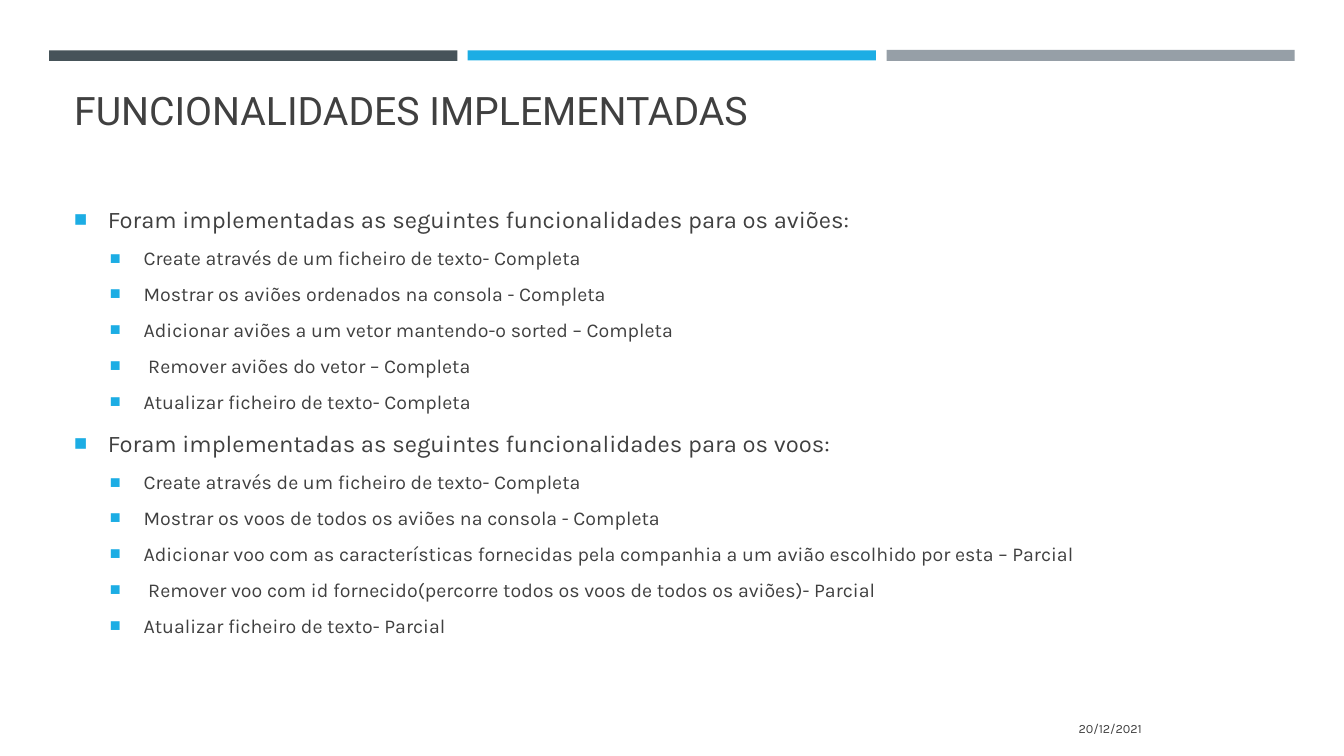
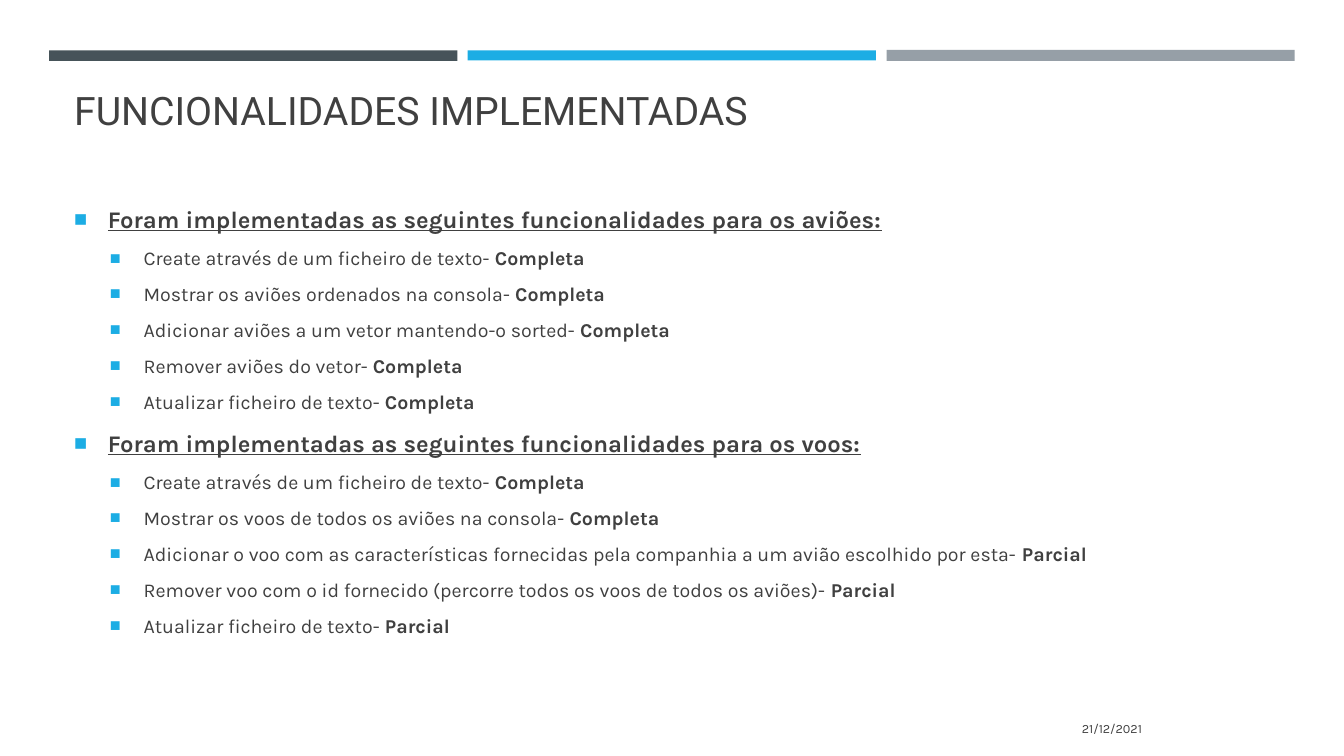
Before and after one commit to CiscoPr/Project-A-irlines-ED-, a slide deck: slide 7 of UMLS_AED/PROJ_AED.pptx. Drawn at 1344x756 pixels with LibreOffice and Linux fonts; fonts in the diff are those of the drawing. Boxes give left, top, right and bottom in pixels: in the first picture for what was removed or moved away, otherwise in the second. Text is boxed around its words. In the diff, an @@ line names an element or a change of style, - is before the commit and + after.

```diff
--- a/UMLS_AED/PROJ_AED.pptx
+++ b/UMLS_AED/PROJ_AED.pptx
@@ text at [108, 211, 881, 634]: bold on in "Foram implementadas as seguintes funcionalidades para os ...", "Completa", "Completa", "Foram implementadas as seguintes funcionalidades para os ..." and 2 more places; underline on in "Foram implementadas as seguintes funcionalidades para os ...", "Foram implementadas as seguintes funcionalidades para os ..." @@
@@ text at [144, 287, 670, 378]: text changed @@
-  ■ Mostrar os aviões ordenados na consola - Completa
-  ■ Adicionar aviões a um vetor mantendo-o sorted – Completa
-  ■ Remover aviões do vetor – Completa
+  ■ Mostrar os aviões ordenados na consola- Completa
+  ■ Adicionar aviões a um vetor mantendo-o sorted- Completa
+  ■ Remover aviões do vetor- Completa
@@ text at [144, 511, 1087, 602]: text changed @@
-  ■ Mostrar os voos de todos os aviões na consola - Completa
-  ■ Adicionar voo com as características fornecidas pela companhia a um avião escolhido por esta – Parcial
-  ■ Remover voo com id fornecido(percorre todos os voos de todos os aviões)- Parcial
+  ■ Mostrar os voos de todos os aviões na consola- Completa
+  ■ Adicionar o voo com as características fornecidas pela companhia a um avião escolhido por esta- Parcial
+  ■ Remover voo com o id fornecido (percorre todos os voos de todos os aviões)- Parcial
@@ text at [1082, 724, 1142, 734]: text changed @@
-20/12/2021
+21/12/2021
```
Also in this commit, not shown: 8 other slides changed.
